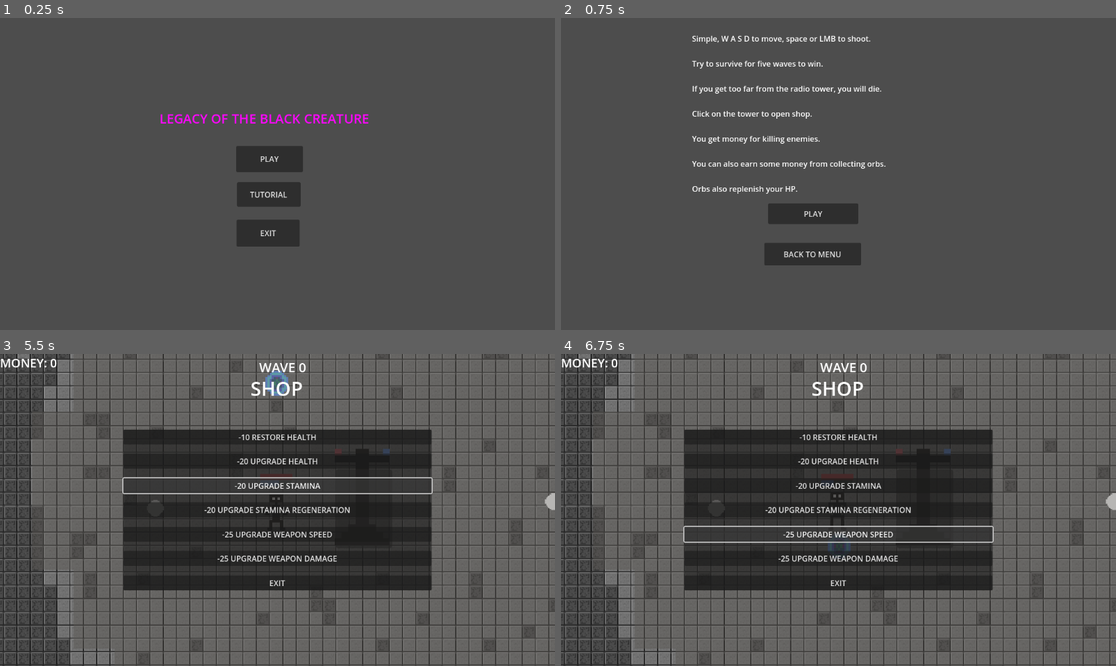
Above: before the commit, frames 1-4 (two rows, left to right).
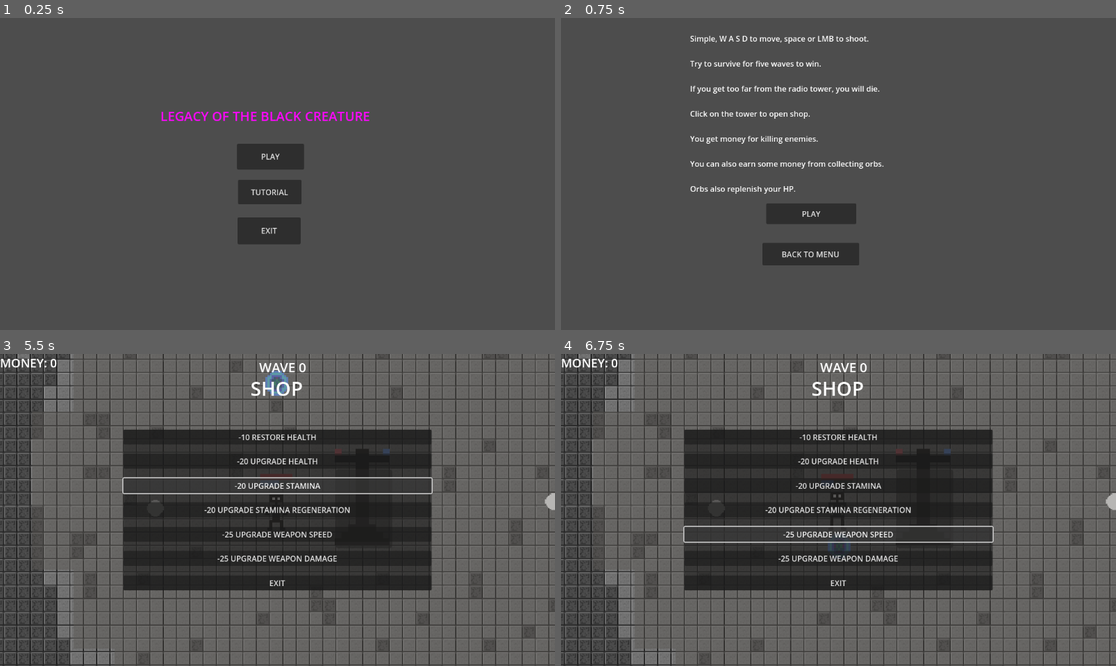
Above: after the commit, the same moments.

Repository: Rapro123/Waves_Game_Repo
Game: Godot game, scene res://scenes/main_menu.tscn
Two runs of this game, one before a commit and one after it. Both use one fixed random seed, a clock stepped at 60 frames per second and the inputs below. Sound files missing from this copy of the repository are replaced by a short silence.
Inputs (mouse positions are in pixels of both pictures, inside the frame that each line leads up to):
- Up to frame 1 (0.25 s): no input
- Up to frame 2 (0.75 s): click "TUTORIAL" at 0.5 s
- Up to frame 3 (5.5 s): click "BACK TO MENU" at 1.25 s; click "PLAY" at 2 s; click (366, 510) at 2.75 s; click "-10 RESTORE HEALTH" at 3.5 s; click "-20 UPGRADE HEALTH" at 4.25 s; click "-20 UPGRADE STAMINA" at 5 s
- Up to frame 4 (6.75 s): click "-20 UPGRADE STAMINA REGENERAT…" at 5.75 s; click "-25 UPGRADE WEAPON SPEED" at 6.5 s

The runs differ from the first frame. In frame 1, 1.6% of the frame differs, in the area x 28-67%, y 30-74%; in frame 2, 2.4%, in the area x 23-59%, y 5-80%; in frame 3, less than 0.1%; in frame 4, nothing differs.

Commit message:
finishing

Diff:
--- a/waves-game/scenes/main_menu.tscn
+++ b/waves-game/scenes/main_menu.tscn
@@ -60,6 +60,9 @@
 [node name="bg music" type="AudioStreamPlayer2D" parent="."]
 stream = ExtResource("2_ekxnf")
 
+[node name="Camera2D" type="Camera2D" parent="."]
+position = Vector2(574, 329)
+
 [connection signal="pressed" from="buttons/Play" to="." method="_on_play_pressed"]
 [connection signal="pressed" from="buttons/tutorial" to="." method="_on_tutorial_pressed"]
 [connection signal="pressed" from="buttons/exit" to="." method="_on_exit_pressed"]
--- a/waves-game/scenes/tutorial.tscn
+++ b/waves-game/scenes/tutorial.tscn
@@ -52,6 +52,9 @@
 [node name="bg music" type="AudioStreamPlayer2D" parent="."]
 stream = ExtResource("2_8ho6b")
 
+[node name="Camera2D" type="Camera2D" parent="."]
+position = Vector2(580, 324)
+
 [connection signal="pressed" from="PLAY" to="." method="_on_play_pressed"]
 [connection signal="pressed" from="back" to="." method="_on_back_pressed"]
 [connection signal="finished" from="bg music" to="." method="_on_bg_music_finished"]
Not shown, changed: waves-game/export_presets.cfg
Not shown, changed: Legacy of the Black Creature.exe
Not shown, changed: Legacy of the Black Creature.pck
Not shown, added: Legacy of the Black Creature/Legacy of the Black Creature.exe
Not shown, added: Legacy of the Black Creature/Legacy of the Black Creature.pck
